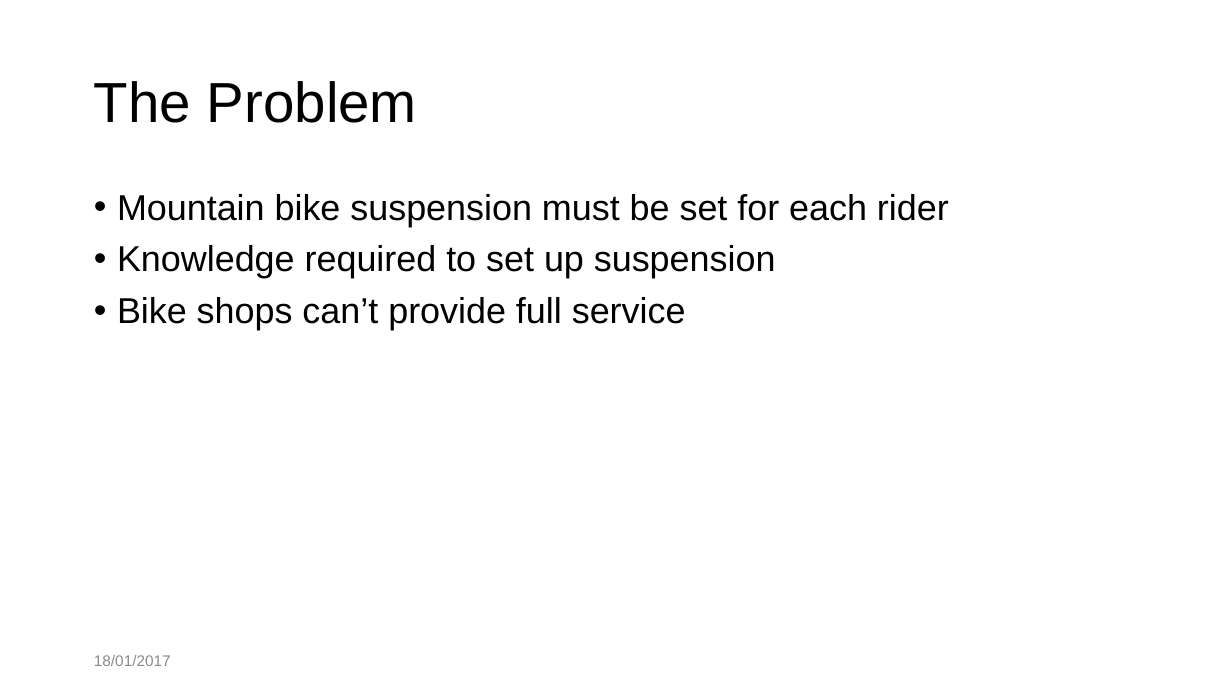
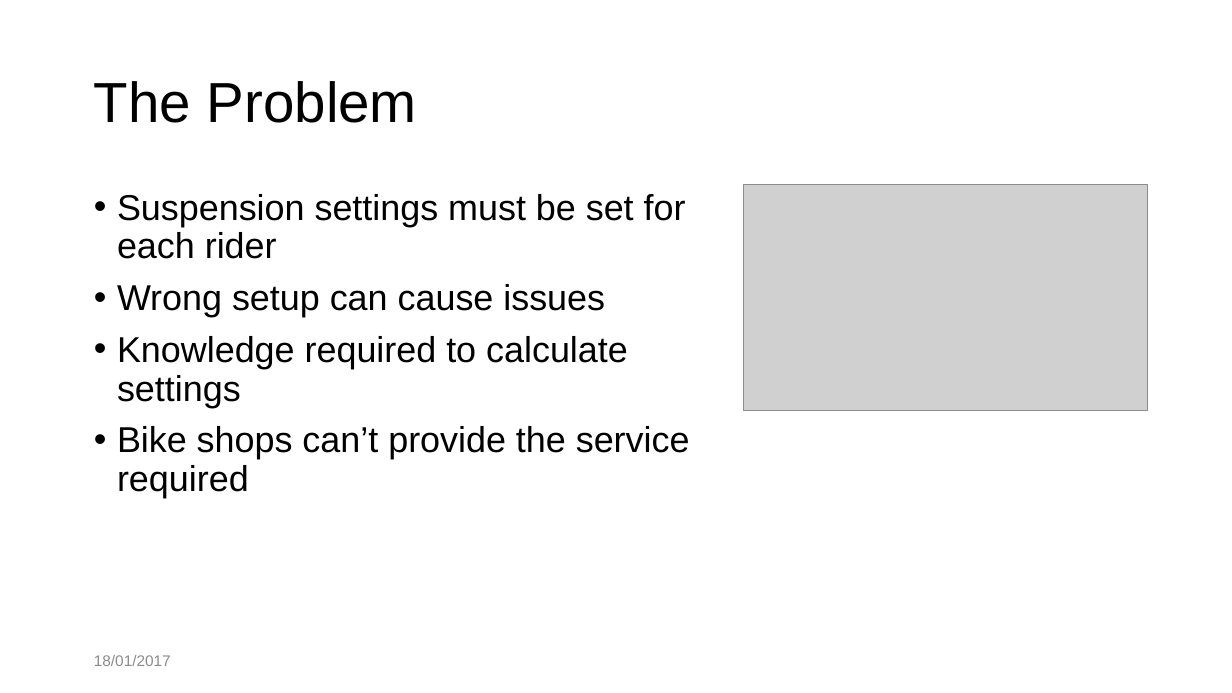
Before and after one commit to Reignable/Employment-Docs, a slide deck: slide 2 of companies/Bosch/honours_presentation/honours.pptx. Drawn at 1232x693 pixels with LibreOffice and Linux fonts; fonts in the diff are those of the drawing; grey boxes stand for pictures; background and template pictures are left out. Boxes give left, top, right and bottom in pixels: in the first picture for what was removed or moved away, otherwise in the second. Text is boxed around its words. In the diff, an @@ line names an element or a change of style, - is before the commit and + after.

```diff
--- a/companies/Bosch/honours_presentation/honours.pptx
+++ b/companies/Bosch/honours_presentation/honours.pptx
@@ text at (117,194,690,498): text changed @@
-• Mountain bike suspension must be set for each rider
-• Knowledge required to set up suspension
-• Bike shops can’t provide full service
+• Suspension settings must be set for each rider
+• Wrong setup can cause issues
+• Knowledge required to calculate settings
+• Bike shops can’t provide the service required
@@ picture added at (744,185,1148,411) @@
```
Also in this commit, not shown: 3 other slides changed, 2 other files.
